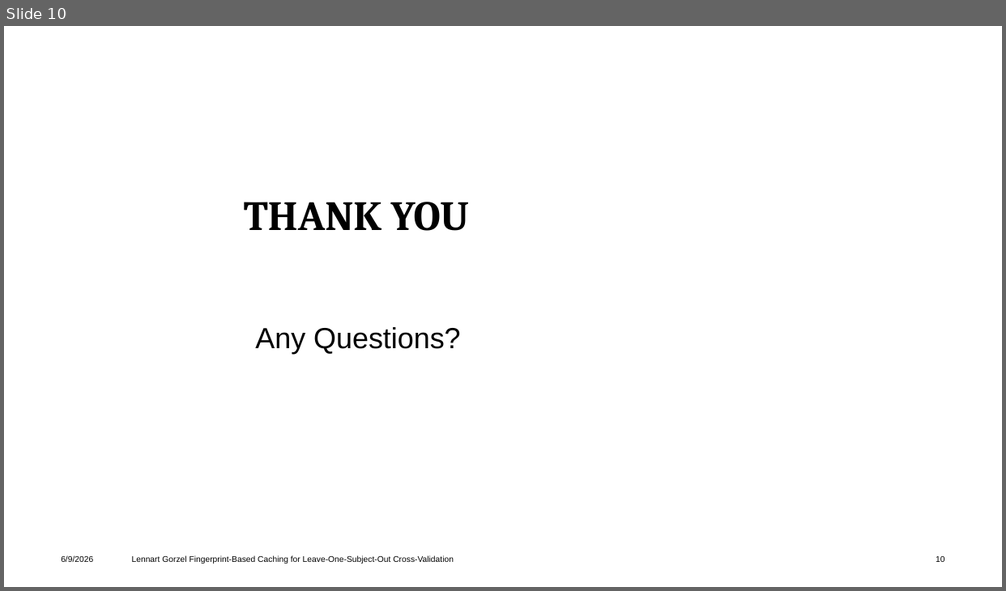
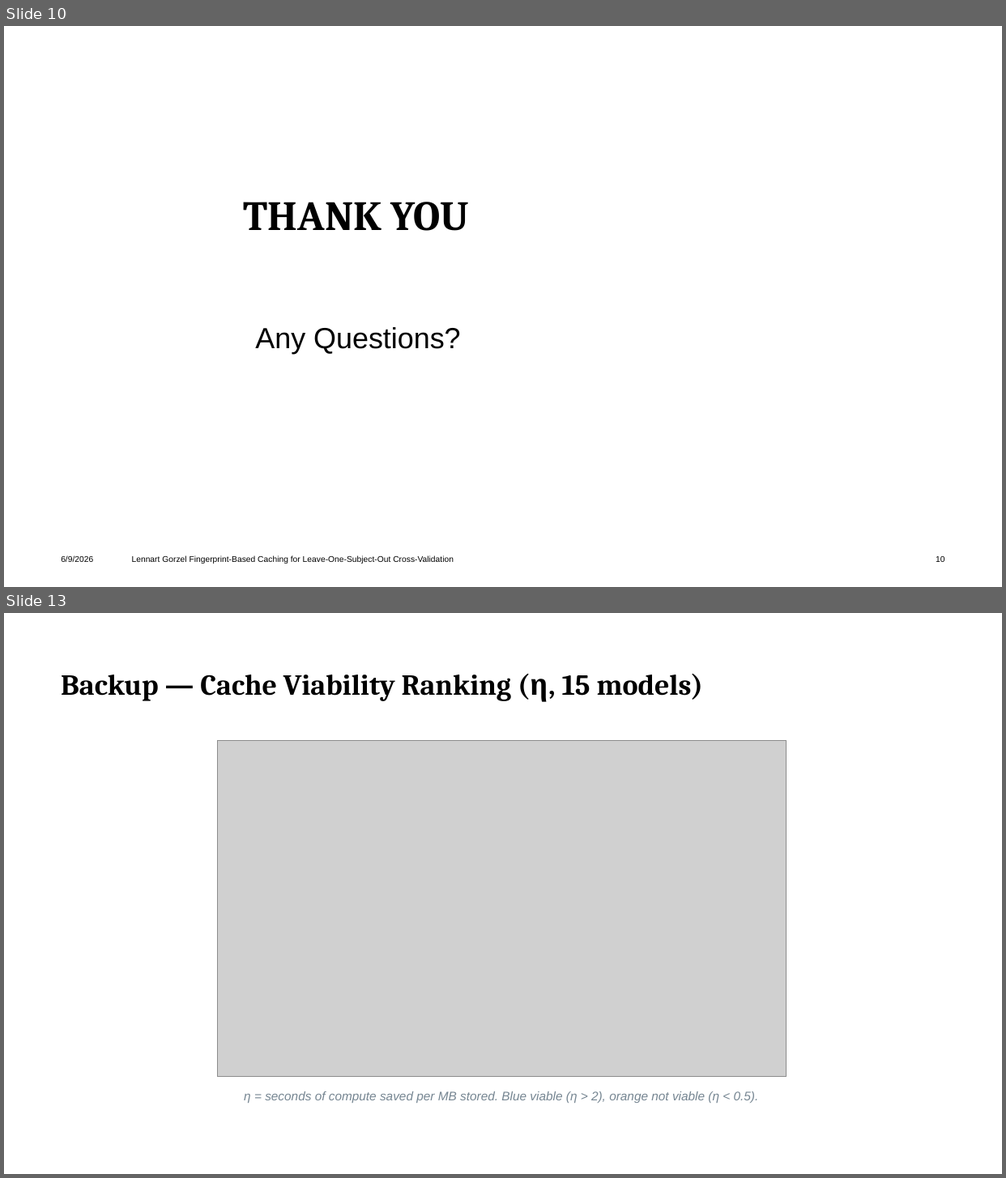
Before and after one commit to Horsti95/BachlorThesis, a slide deck: thesis/presentation/Thesis_Presentation_Gorzel.pptx. Shown one above the other, each under a label of ours: slide 10 before the commit, slides 10 and 13 after it; the slides between them are not shown. The pictures are 1006x591 and 1006x1178 pixels, drawn with LibreOffice and Linux fonts; fonts in the diff are those of the drawing; grey boxes stand for pictures; background and template pictures are left out. Boxes give left, top, right and bottom in pixels: in the first picture for what was removed or moved away, otherwise in the second. Text is boxed around its words. In the diff, an @@ line names an element or a change of style, - is before the commit and + after.

```diff
--- a/thesis/presentation/Thesis_Presentation_Gorzel.pptx
+++ b/thesis/presentation/Thesis_Presentation_Gorzel.pptx
@@ slide 13 added at <box>4,613,1002,1174</box>, background #FFFFFF @@
@@ title added at <box>61,674,704,702</box>, 28 pt, text #000000, bold @@
+Backup — Cache Viability Ranking (η, 15 models)
@@ picture added at <box>217,740,786,1077</box> @@
@@ text added at <box>244,1092,759,1103</box>, 12 pt, text #768692, italic @@
+η = seconds of compute saved per MB stored. Blue viable (η > 2), orange not viable (η < 0.5).
```
Also in this commit, not shown: 1 slide changed, 3 other slides added, 3 other files.
